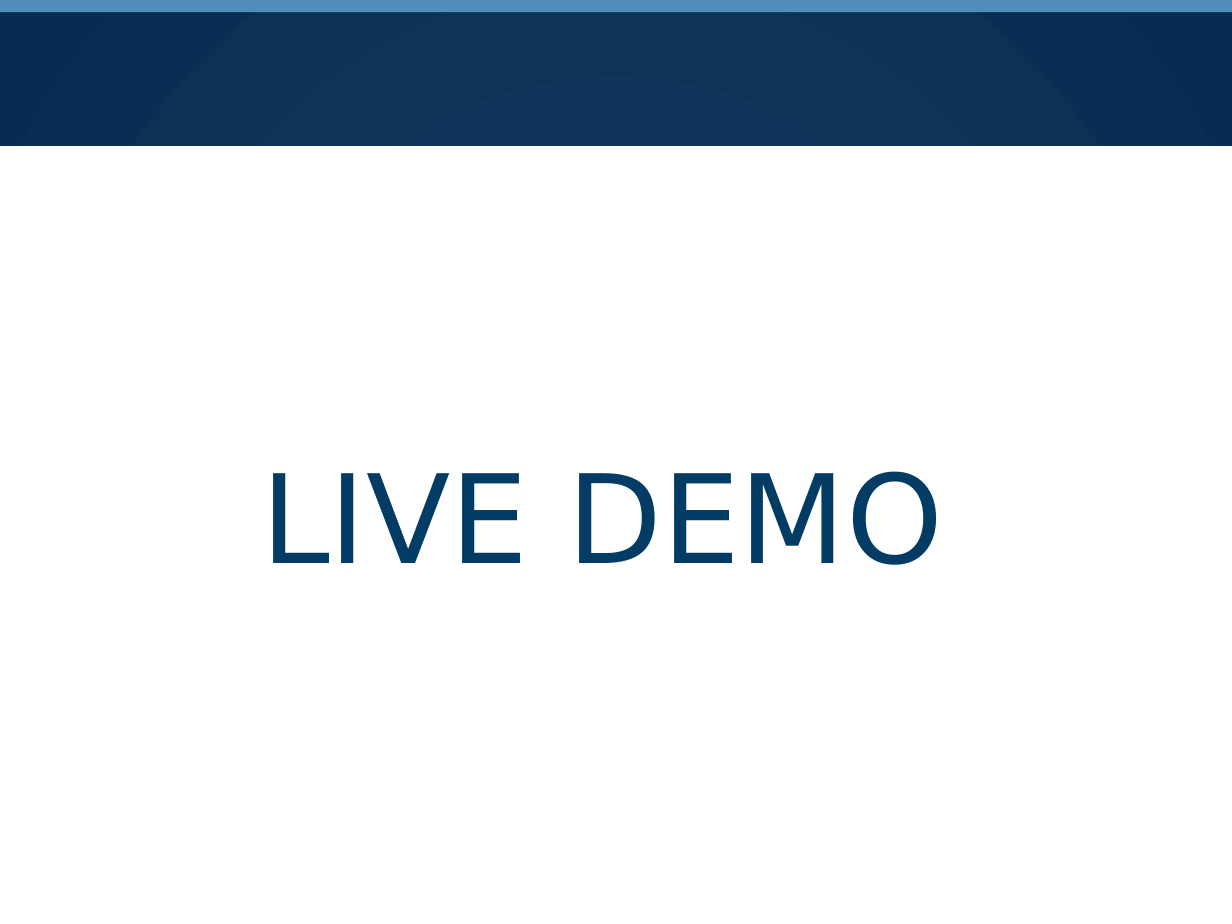
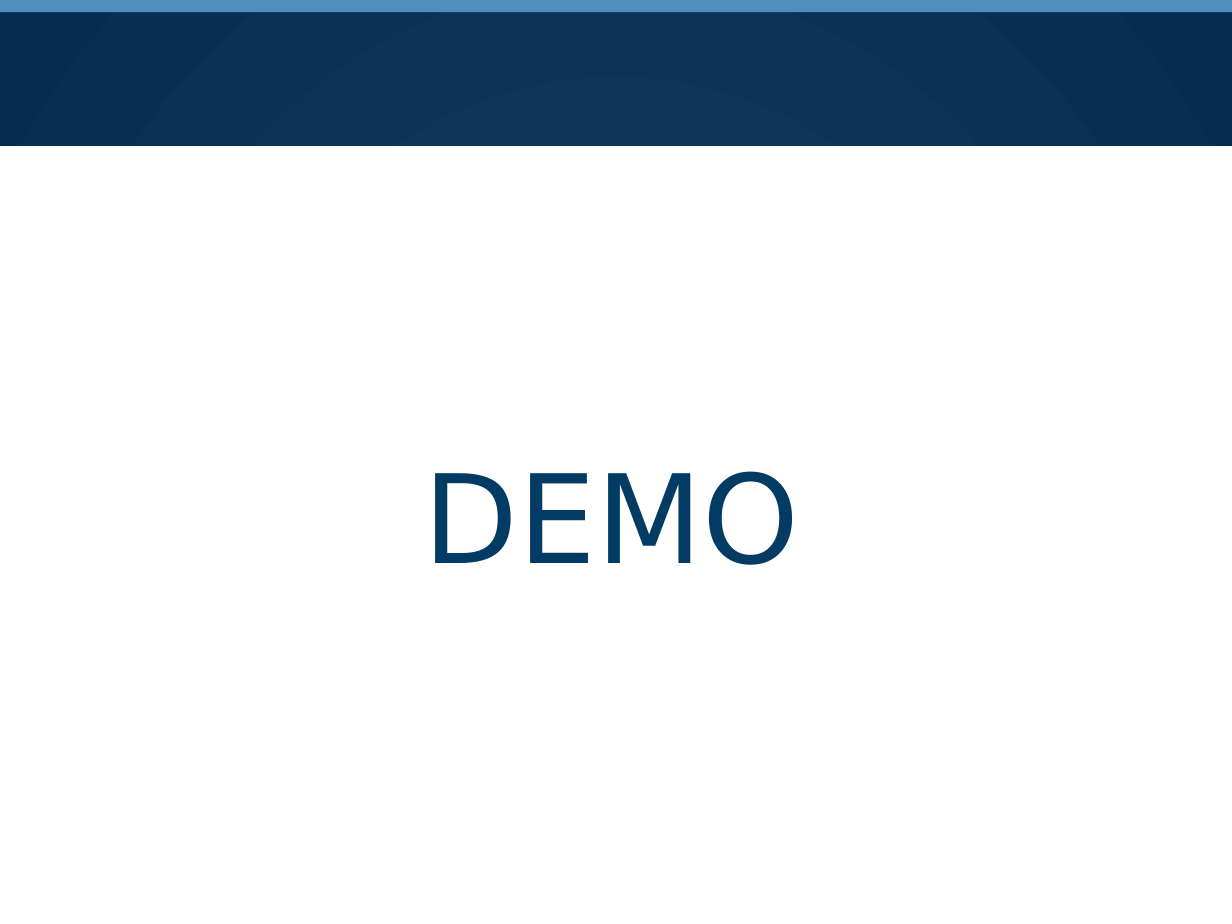
Before and after one commit to electric-cloud/dockercon, a slide deck: slide 4 of presentation.pptx (slide 3 before the commit). Drawn at 1232x924 pixels with LibreOffice and Linux fonts; fonts in the diff are those of the drawing; background and template pictures are left out. Boxes give left, top, right and bottom in pixels: in the first picture for what was removed or moved away, otherwise in the second. Text is boxed around its words. In the diff, an @@ line names an element or a change of style, - is before the commit and + after.

```diff
--- a/presentation.pptx
+++ b/presentation.pptx
@@ text at [424,471,800,565]: text changed @@
-LIVE DEMO
+DEMO
```
Also in this commit, not shown: 2 other slides changed, 1 other file.
